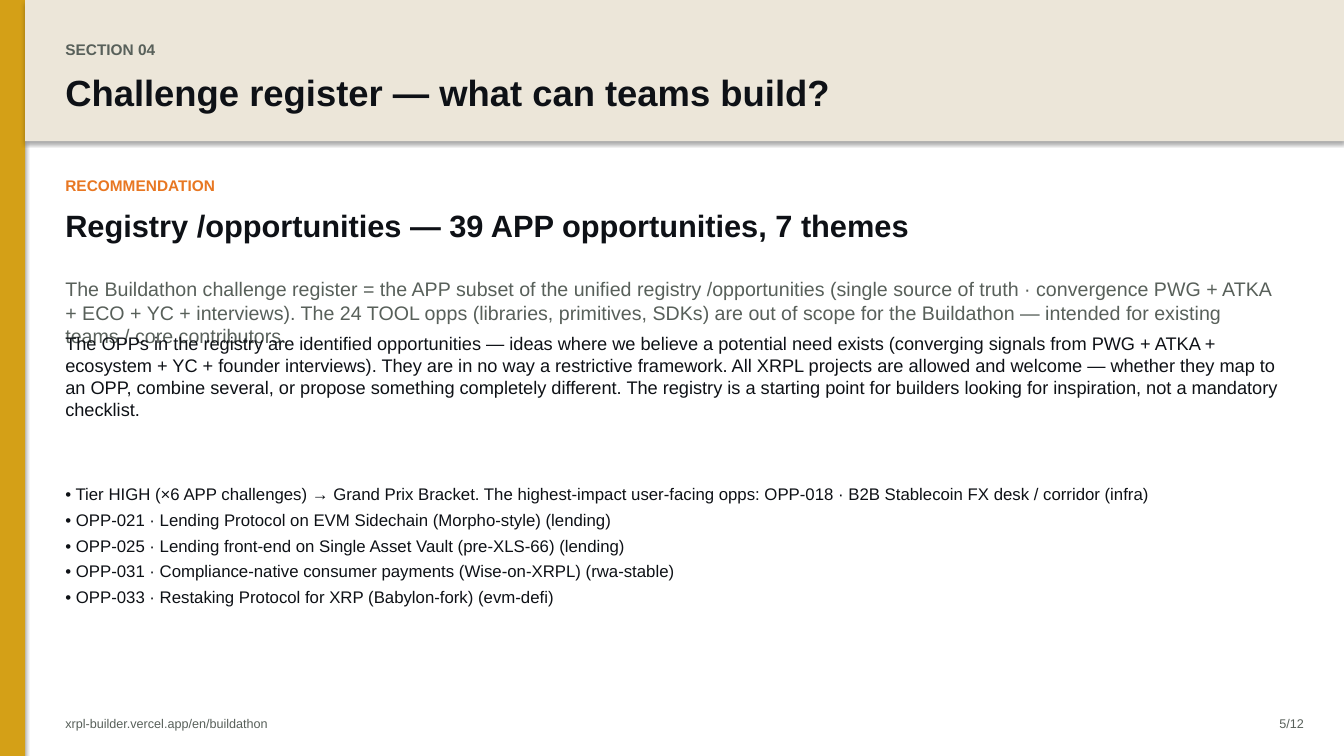
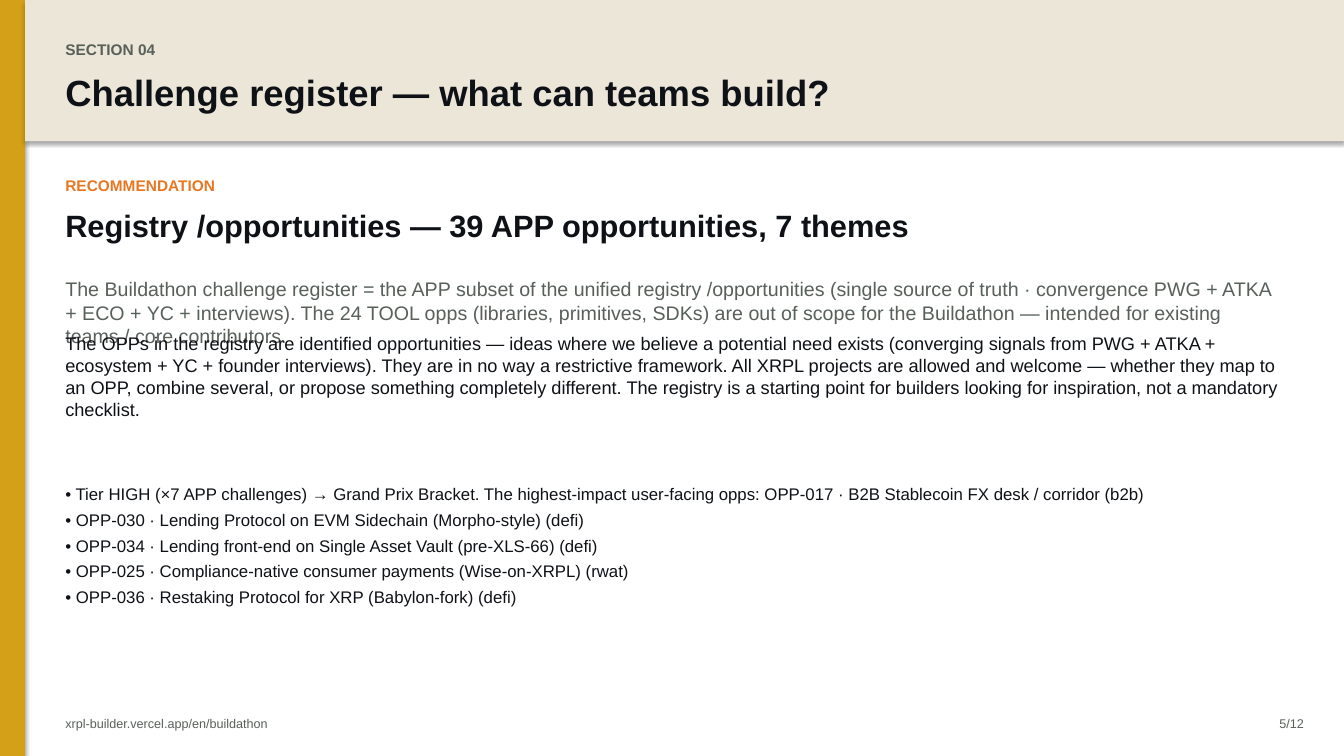
Before and after one commit to AurelienBg/xrpl-builder, a slide deck: slide 6 of buildathon-deck-en.pptx. Drawn at 1344x756 pixels with LibreOffice and Linux fonts; fonts in the diff are those of the drawing. Boxes give left, top, right and bottom in pixels: in the first picture for what was removed or moved away, otherwise in the second. Text is boxed around its words. In the diff, an @@ line names an element or a change of style, - is before the commit and + after.

```diff
--- a/buildathon-deck-en.pptx
+++ b/buildathon-deck-en.pptx
@@ text at [76, 488, 1144, 607]: text changed @@
-• Tier HIGH (×6 APP challenges) → Grand Prix Bracket. The highest-impact user-facing opps: OPP-018 · B2B Stablecoin FX desk / corridor (infra)
-• OPP-021 · Lending Protocol on EVM Sidechain (Morpho-style) (lending)
-• OPP-025 · Lending front-end on Single Asset Vault (pre-XLS-66) (lending)
-• OPP-031 · Compliance-native consumer payments (Wise-on-XRPL) (rwa-stable)
-• OPP-033 · Restaking Protocol for XRP (Babylon-fork) (evm-defi)
+• Tier HIGH (×7 APP challenges) → Grand Prix Bracket. The highest-impact user-facing opps: OPP-017 · B2B Stablecoin FX desk / corridor (b2b)
+• OPP-030 · Lending Protocol on EVM Sidechain (Morpho-style) (defi)
+• OPP-034 · Lending front-end on Single Asset Vault (pre-XLS-66) (defi)
+• OPP-025 · Compliance-native consumer payments (Wise-on-XRPL) (rwat)
+• OPP-036 · Restaking Protocol for XRP (Babylon-fork) (defi)
```
Also in this commit, not shown: 4 other slides changed, 3 other files.
